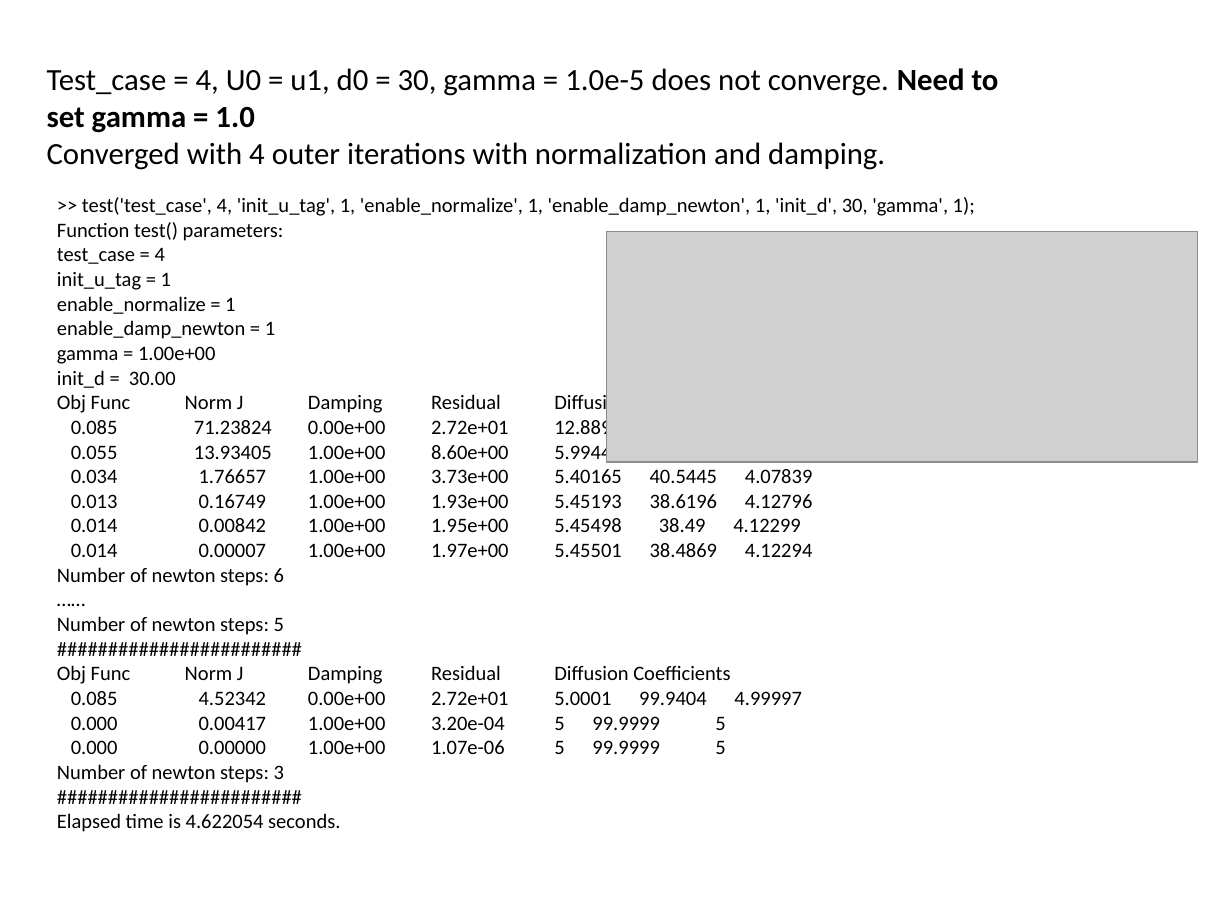
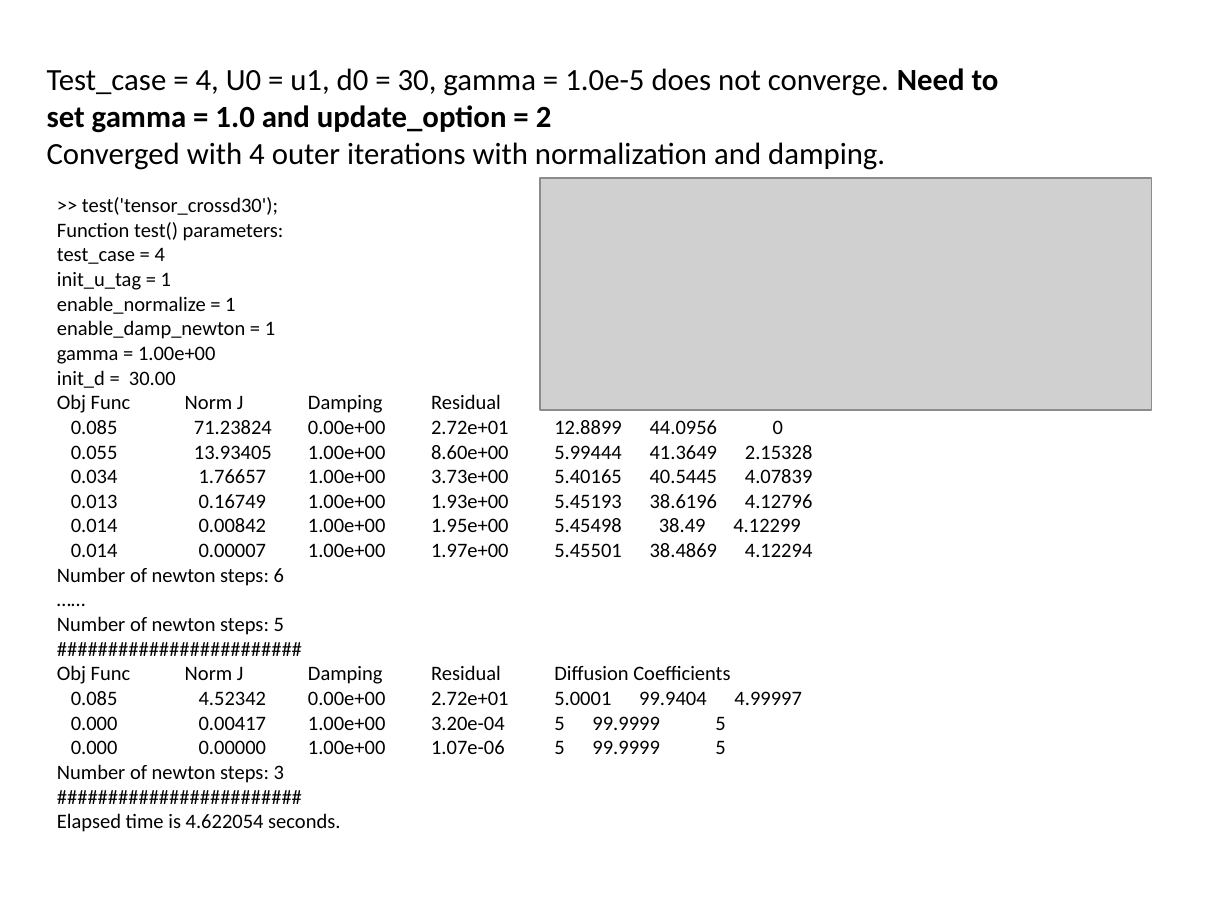
Before and after one commit to lu6007/opt-pde, a slide deck: slide 8 of doc/result_0404_2019.pptx. Drawn at 1232x924 pixels with LibreOffice and Linux fonts; fonts in the diff are those of the drawing; grey boxes stand for pictures. Boxes give left, top, right and bottom in pixels: in the first picture for what was removed or moved away, otherwise in the second. Text is boxed around its words. In the diff, an @@ line names an element or a change of style, - is before the commit and + after.

```diff
--- a/doc/result_0404_2019.pptx
+++ b/doc/result_0404_2019.pptx
@@ text at (47,68,999,133): text changed @@
-Test_case = 4, U0 = u1, d0 = 30, gamma = 1.0e-5 does not converge. Need to set gamma = 1.0
+Test_case = 4, U0 = u1, d0 = 30, gamma = 1.0e-5 does not converge. Need to set gamma = 1.0 and update_option = 2
@@ picture: place and size @@
-picture at (606,232,1198,462)
+picture at (540,179,1151,410)
@@ text at (82,197,278,215): text changed @@
->> test('test_case', 4, 'init_u_tag', 1, 'enable_normalize', 1, 'enable_damp_newton', 1, 'init_d', 30, 'gamma', 1);
+>> test('tensor_crossd30');
```
Also in this commit, not shown: 8 other slides changed, 1 slide added, 1 slide removed, 2 other files.
